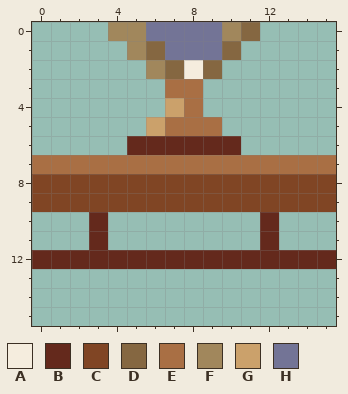
Two states of a pixel-art sprite, BlinkBladeUnityProject/Assets/PROTOTYPE/Art/Environment/PlaceholderSprites/Lv1/tableSprites/darkTable/tableMidBust2.3.png. This is how it looked before the edit.
The file is 16x16 pixels.
Palette (. is transparent): A #f5edde  B #64291c  C #804524  D #856741  E #a96f44  F #a1875c  G #cba16b  H #737496
After:
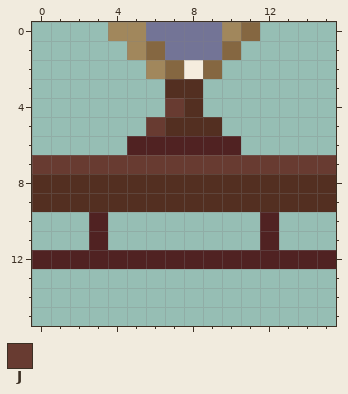
Colours new in this view: J #683b31
From old to new:
Colour B changes from #64291c to #502222.
Colour C changes from #804524 to #532f21.
Colour E gives way to colour C in row 3 at x 7 to 8; in row 4 at x 8; in row 5 at x 7 to 9.
Colour E gives way to colour J in row 7 at x 0 to 15.
Colour G gives way to colour J in row 4 at x 7; in row 5 at x 6.
